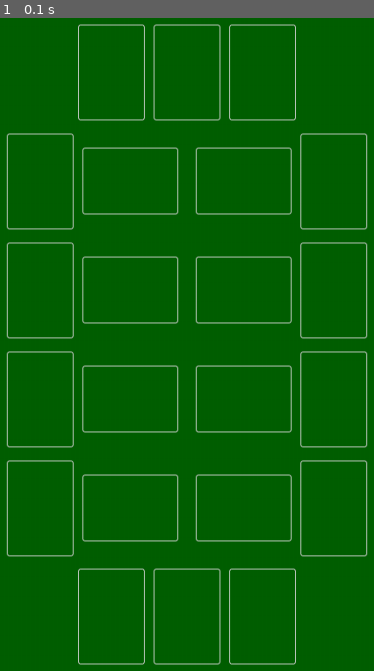
Above: before the commit, frame 1.
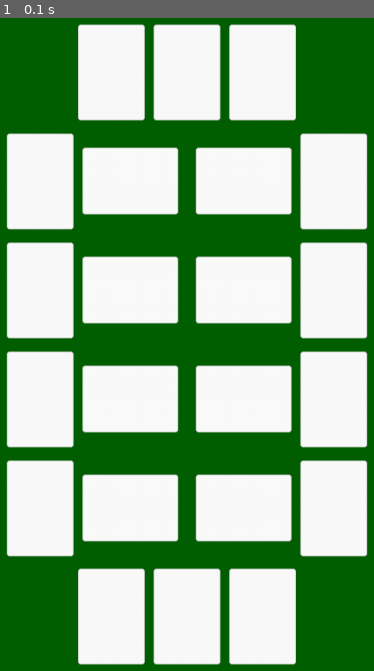
Above: after the commit, the same moment.

Repository: Squizzy/crapette-python
Game: pygame game, started from pygame-client.py
The game is run twice, just before and just after one commit, with the same random seed, the same clock (stepped at 60 frames per second) and the same inputs.
Inputs:
- Up to frame 1 (0.1 s): no input

The runs differ from the first frame. In frame 1, 56% of the frame differs, in the area x 1-99%, y 1-99%.

Commit message:
moved the card related activity to the cards class

Diff:
--- a/pygame-client.py
+++ b/pygame-client.py
@@ -1,11 +1,16 @@
 import pygame
+import os
 
 # dimensions of the game window
 GAME_WIDTH: int = 1024
 GAME_HEIGHT: int = 768
 
 # icon of the game
-GAME_ICON: pygame.Surface = pygame.image.load("img/two_backs_256x256.png")
+IMAGES_DIR: str = os.path.dirname(os.path.abspath(__file__)) + "/img/"
+CARD_FACES_DIR: str = os.path.join(IMAGES_DIR, "card_faces")
+GAME_ICON_FILE: str = os.path.join(IMAGES_DIR, "two_backs_256x256.png")
+GAME_ICON: pygame.Surface = pygame.image.load(GAME_ICON_FILE)
+# GAME_ICON: pygame.Surface = pygame.image.load("img/two_backs_256x256.png")
 
 # Initialising background colours
 FELT_GREEN = (0, 96, 0) # felt dark green
@@ -13,16 +18,22 @@
 FELT_BLUE = (0, 0, 96) # felt dark blue
 YELLOW = (255, 255, 0) # yellow
 
-# dimensions of the image files - objective value based on the graphics files used for th game
-card_img_height: int = 333
-card_img_width: int = 234
-
-card_scale_landscape: float = GAME_HEIGHT / 7  # Assuming landscape mode is used - might have to adjust using GAME_WIDTH if portrait mode is used?
-# card_scale_portrait: float = GAME_WIDTH / 7 ## Value not verified or used yet
-
-# desired dimension of the images on the screen
-card_game_height: int = int(card_scale_landscape)
-card_game_width: int = int(card_img_width * card_game_height / card_img_height)
+# dimensions of the image files
+# objective value based on the graphics files used for th game
+# TODO: this is for the png I am currently using -  eventually might be better to scan all files or store the values in a config file?
+CARD_IMG_HEIGHT: int = 333
+CARD_IMG_WIDTH: int = 234
+
+
+
+
+
+# card_scale_landscape: float = GAME_HEIGHT / 7  # Assuming landscape mode is used - might have to adjust using GAME_WIDTH if portrait mode is used?
+# # card_scale_portrait: float = GAME_WIDTH / 7 ## Value not verified or used yet
+
+# # desired dimension of the images on the screen
+# card_game_height: int = int(card_scale_landscape)
+# card_game_width: int = int(CARD_IMG_WIDTH * card_game_height / CARD_IMG_HEIGHT)
 
 
 # Stores a copy of the game state from the server
@@ -46,15 +57,158 @@
         }
 
 
+class Cards:
+    _cards_faces: dict[str, pygame.Surface]
+    _originally_loaded_cards_faces: dict[str, pygame.Surface]
+    _card_width: int
+    _card_height: int
+
+    def __init__(self, screen_height: int = GAME_HEIGHT) -> None:
+        self._cards_faces = {}
+        self._load_cards_faces()
+        self._cards_faces = self._originally_loaded_cards_faces.copy()
+        self.scale_cards_faces(screen_height)
+
+    @property
+    def card_faces(self) -> dict[str, pygame.Surface]:
+        return self._cards_faces
+
+    @property
+    def card_width(self) -> int:
+        return self._card_width
+
+    @property
+    def card_height(self) -> int:
+        return self._card_height
+
+    def _load_cards_faces(self) -> None:
+        """
+        Load the card faces into the cards_faces dictionary
+        The cards_faces dictionary is used to store the card faces as self._originally_loaded_cards_faces
+        The rescaling will always come from this dictionary to ensure consistent quality
+
+        Raises:
+            ValueError: If a svg file (card face) is missing
+            ValueError: If a png file (card back or blank) is missing
+            ValueError: If a svg file was not loaded correctly
+            ValueError: If a png file was not loaded correctlty
+            ValueError: If the dictonary ends up with the incorrect number of card faces
+        """
+
+        # dictionary to store the card faces
+        cards_faces: dict[str, pygame.Surface] = {}
+
+        # list of the card faces to load
+        play_cards_list: list[str] = ["C1", "C2", "C3", "C4", "C5", "C6", "C7", "C8", "C9", "C10", "CJ", "CQ", "CK",
+                                      "D1", "D2", "D3", "D4", "D5", "D6", "D7", "D8", "D9", "D10", "DJ", "DQ", "DK",
+                                      "H1", "H2", "H3", "H4", "H5", "H6", "H7", "H8", "H9", "H10", "HJ", "HQ", "HK",
+                                      "S1", "S2", "S3", "S4", "S5", "S6", "S7", "S8", "S9", "S10", "SJ", "SQ", "SK"]
+        other_cards_list: list[str] = ["BB", "BR", "EC"]
+        # Get the directory of the script
+        # card_faces_images_dir = os.path.dirname(os.path.abspath(__file__)) + "/img/card_faces"
+
+        # Get the list of all SVG files in the directory
+        # Currently the card faces only are in SVG format
+        svg_files: list[str] = [f for f in os.listdir(CARD_FACES_DIR) if f.endswith('.svg')]
+
+        # check that all the card faces files can be found.  (at least as filenames)
+        for card in play_cards_list:
+            if card + ".svg" not in svg_files:
+                raise ValueError(f"Card {card} not found in {CARD_FACES_DIR}")
+
+        # Get the list of all PNG files in the directory
+        # Currently the card backs and empty card only are in PNG format
+        png_files: list[str] = [f for f in os.listdir(CARD_FACES_DIR) if f.endswith('.png')]
+        for card in other_cards_list:
+            if card + ".png" not in png_files:
+                raise ValueError(f"Card {card} not found in {CARD_FACES_DIR}")
+
+        # svg_files = [f for f in os.listdir(card_faces_images_dir) if f.endswith('.svg')]
+        # card_name: str
+        for card in play_cards_list:
+            # card_name = card.split(".")[0]
+            # print(f"Loading card: {card}")
+            # if the card file does not correspond to a card that we want, skip it
+            # if card_name not in play_cards_list:
+            #     print(f"Skipping card: {card_name}")
+            #     continue
+
+            # Load the card face into the card_faces dictionary
+            try:
+                # card_faces[card[0] + card[1]] = pygame.image.load(card_faces_images_dir + "/" + card)
+                cards_faces[card] = pygame.image.load(os.path.join(CARD_FACES_DIR, f"{card}.svg"))
+            # except FileNotFoundError:
+            #     raise ValueError(f"Card {card} not found in {CARD_FACES_DIR}")
+            except pygame.error as e:
+                raise ValueError(f"Card {card} not loaded: {e}")
+
+        # add back_blue, back_red, empty_card
+        for card in other_cards_list:
+            try:
+                # for card in other_cards_list:
+                cards_faces[card] = pygame.image.load(os.path.join(CARD_FACES_DIR, f"{card}.png"))
+                # self._cards_faces["BB"] = pygame.image.load(os.path.join(CARD_FACES_DIR, "BB.png"))
+                # self._cards_faces["BR"] = pygame.image.load(os.path.join(CARD_FACES_DIR, "BR.png"))
+                # self._cards_faces["EC"] = pygame.image.load(os.path.join(CARD_FACES_DIR,  "EC.png"))
+                # except FileNotFoundError:
+                #     raise ValueError(f"Card BB, BR  or EC not found in {CARD_FACES_DIR}")
+            except pygame.error as e:
+                raise ValueError(f"Card BB, BR or EC not loaded: {e}")
+
+        # card_faces["BB"] = pygame.image.load(card_faces_images_dir + "/BB.png")
+        # card_faces["BR"] = pygame.image.load(card_faces_images_dir + "/BR.png")
+        # card_faces["EC"] = pygame.image.load(card_faces_images_dir + "/EC.png")
+
+        if len(cards_faces) != len(play_cards_list) + len(other_cards_list):
+            raise ValueError(f"card images problem: only {len(cards_faces)} cards loaded, expected {len(play_cards_list) + len(other_cards_list)}")
+
+        # Convert each card faces to a surface
+        for card in cards_faces:
+            cards_faces[card].convert()
+
+        self._originally_loaded_cards_faces = cards_faces.copy()
+
+    def _scale_cards_dimensions(self, screen_height: int) -> None:
+        """
+        Calculate the scaled dimensions of the cards
+
+        Returns:
+            Nothing
+        """
+        self._card_height = screen_height // 7
+        self._card_width = self._card_height * CARD_IMG_WIDTH // CARD_IMG_HEIGHT
+
+    def scale_cards_faces(self, screen_height: int) -> None:
+        """
+        Scale the card faces to the game size
+
+        Returns:
+            Nothing
+        """
+        self._scale_cards_dimensions(screen_height)
+
+        for card in self._cards_faces:
+            # Convert the card faces to a surface
+            # self._cards_faces[card].convert()
+
+            # Scale the card faces to the game size
+            self._cards_faces[card] = pygame.transform.smoothscale( \
+                                        # self._cards_faces[card],
+                                        self._originally_loaded_cards_faces[card],
+                                        (self.card_width, self.card_height))
+
+        # Make the EC card transparent
+        self._cards_faces["EC"].set_colorkey(self._originally_loaded_cards_faces["EC"].get_at((50,50)))
+
 class StacksLayout:
     _screen_width: int
     _screen_height: int
+    _center_x: int
+    _center_y: int
     _card_width: int
     _card_height: int
     _margin_x: int
     _margin_y: int
-    _center_x: int
-    _center_y: int
 
     def __init__(self) -> None:
         """
@@ -64,8 +218,9 @@
         """
         self._screen_width = GAME_WIDTH
         self._screen_height = GAME_HEIGHT
-        self._card_width = card_game_width
-        self._card_height = card_game_height
+        self._card_width = cards.card_width
+        self._card_height = cards.card_height
+        # , self._card_height = scaled_cards_dimensions(GAME_HEIGHT)
 
         self._margin_x = self._card_width // 7
         self._margin_y = self._card_height // 7
@@ -167,13 +322,28 @@
         stacks_positions = opponent_base_stacks_positions |center_stacks_positions | player_base_stacks_positions
         return stacks_positions
 
-    def screen_resize(self, width: int, height: int):
+
+    def stacks_reposition_and_resize(self, width: int, height: int):
         """
         Resize the screen
         Recalculate the positions of the stacks
         """
+        print(f"Screen Resize: {width=}, {height=}")
+        # update the screen dimensions
         self._screen_width = width
         self._screen_height = height
+        self._center_x = self._screen_width // 2
+        self._center_y = self._screen_height // 2
+
+        # update the card dimensions
+        # self._card_scale = self._screen_height / 7
+        # self._card_width = int(self._card_scale * CARD_IMG_WIDTH)
+        # self._card_height = int(self._card_scale * CARD_IMG_HEIGHT)
+        # self._card_width, self._card_height = scaled_cards_dimensions(self._screen_height)
+        self._card_width = cards.card_width
+        self._card_height = cards.card_height
+        self._margin_x = self._card_width // 7
+        self._margin_y = self._card_height // 7
         self._calculate_positions()
 
 
@@ -225,38 +395,15 @@
     return stacks_cards
 
 
-def load_card_faces():
-    import os
-    # Get the directory of the script
-    card_faces_images_dir = os.path.dirname(os.path.abspath(__file__)) + "/img/card_faces"
-
-    # Get all SVG files in the directory
-    svg_files = [f for f in os.listdir(card_faces_images_dir) if f.endswith('.svg')]
-    for card in svg_files:
-        # Load the card face into the card_faces dictionary
-        card_faces[card[0] + card[1]] = pygame.image.load(card_faces_images_dir + "/" + card)
-
-    # add back_blue, back_red, empty_card
-    card_faces["BB"] = pygame.image.load(card_faces_images_dir + "/BB.png")
-    card_faces["BR"] = pygame.image.load(card_faces_images_dir + "/BR.png")
-    card_faces["EC"] = pygame.image.load(card_faces_images_dir + "/EC.png")
-
-    for card in card_faces:
-        # Convert the card faces to a surface
-        card_faces[card].convert()
-        # Scale the card faces to the game size
-        card_faces[card] = pygame.transform.smoothscale(card_faces[card], (card_game_width, card_game_height))
-
-    # Make the EC card transparent
-    card_faces["EC"].set_colorkey(card_faces["EC"].get_at((50,50)))
+
 
 
 def place_stacks(surface: pygame.Surface):
     stacks_positions = StacksLayout().stacks_positions
 
     for stack in stacks_positions:
-        blit_blank = card_faces["EC"] if stacks_positions[stack][2] \
-            else pygame.transform.rotate(card_faces["EC"].copy(), 90)
+        blit_blank = cards.card_faces["EC"] if stacks_positions[stack][2] \
+            else pygame.transform.rotate(cards.card_faces["EC"].copy(), 90)
 
         surface.blit(blit_blank, (stacks_positions[stack][0], stacks_positions[stack][1]) )
 
@@ -265,9 +412,10 @@
     ...
 
 def game_loop(surface: pygame.Surface):
+
     # clock = pygame.time.Clock()
 
-    blit_card = card_faces["HQ"]
+    blit_card = cards.card_faces["HQ"]
     # blit_card_width = card_faces["HQ"].get_width()
     # blit_card_height = card_faces["HQ"].get_height()
     # blit_card_angle = 0
@@ -298,16 +446,23 @@
             elif event.type == pygame.MOUSEMOTION and moving:
                 # print(f"Mouse Move: {rect.x=}, {rect.y=}")
                 rect.move_ip(event.rel)
+            elif event.type == pygame.K_q:
+                running = False
+
             elif  event.type == pygame.VIDEORESIZE:
                 # print(f"Video Resize: {event.size=}")
-                StacksLayout().screen_resize(event.w, event.h)
+                surface = pygame.display.set_mode((event.w, event.h), pygame.RESIZABLE)
+                StacksLayout().stacks_reposition_and_resize(event.w, event.h)
             else:
                 pass
 
         # set background colour
+        # color = FELT_RED if color == FELT_GREEN else FELT_GREEN
         surface.fill(color)
-        # color = FELT_RED if color == FELT_GREEN else FELT_GREEN
+
+        # place empty cards in the stacks positions
         place_stacks(surface)
+
         # Make a circle
         # pygame.draw.circle(surface, (FELT_BLUE), (GAME_WIDTH/2, GAME_HEIGHT/2), 75)
 
@@ -343,5 +498,7 @@
 if __name__ in "__main__":
     pygame_init()
     surface: pygame.Surface = window_init()
-    load_card_faces()
+    cards: Cards = Cards(GAME_HEIGHT)
+    # stacks_cards: dict[str, list[str]] = player_stacks_init(1)
+    # load_card_faces()
     game_loop(surface)
